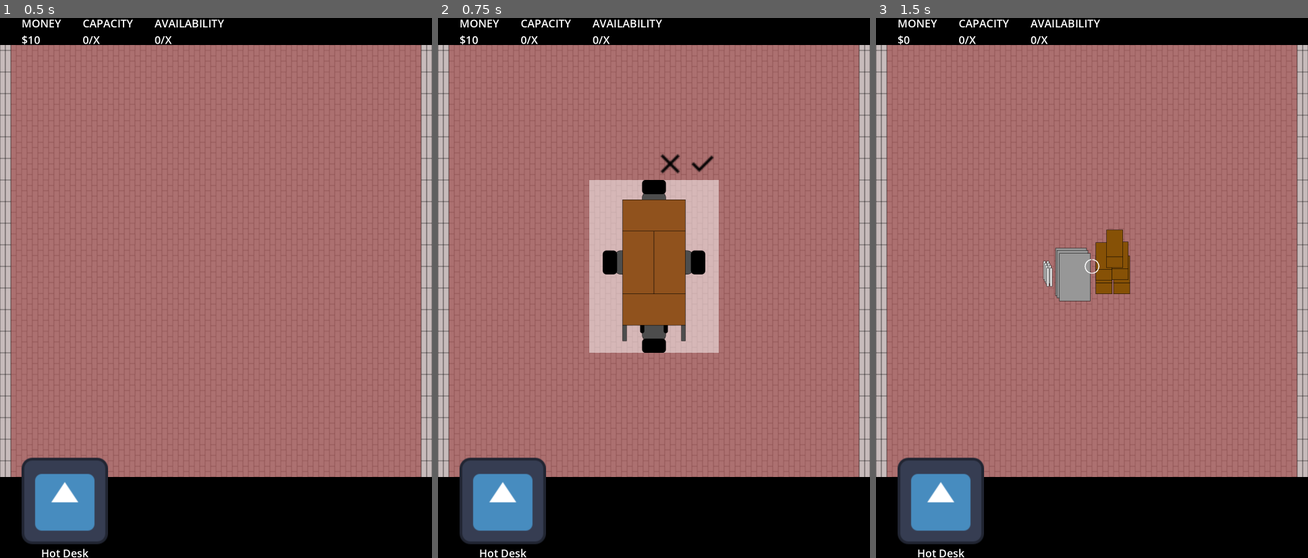
Above: before the commit, frames 1-3 (left to right).
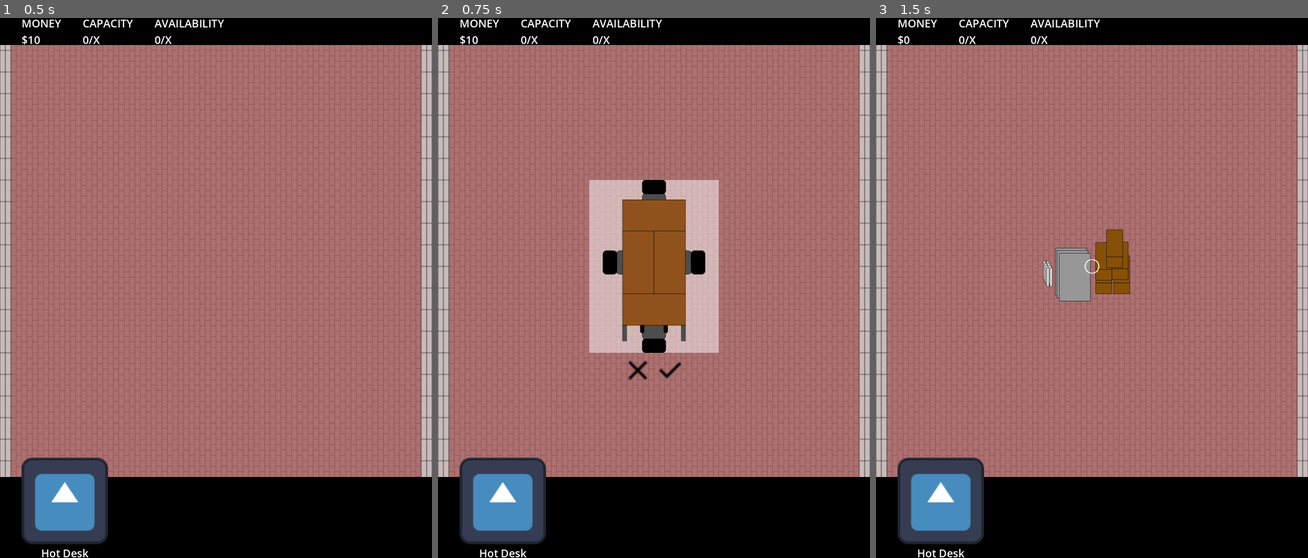
Above: after the commit, the same moments.

Repository: niels-hb/officie-godot
Game: Godot game, scene res://scenes/offices/basic_office_1/basic_office_1.tscn
Two runs of this game, one before a commit and one after it. Both use one fixed random seed, a clock stepped at 60 frames per second and the inputs below. The engine's default icon, where the game draws it, is replaced by a stand-in: a white triangle on a blue panel in a dark square.
Inputs (mouse positions are in pixels of both pictures, inside the frame that each line leads up to; where the layout moved, square brackets give the same spot in the first picture):
- Up to frame 1 (0.5 s): no input
- Up to frame 2 (0.75 s): tap Enter at 0.5 s; drag from (502, 514) to (697, 169) at 0.52 s
- Up to frame 3 (1.5 s): click (1109, 369) [1139, 163] at 1.25 s

Frame 1 is identical in both runs. In frame 2, 0.3% of the frame differs, in the area x 43-64%, y 25-68%; in frame 3, nothing differs.

Commit message:
HotDesk: Moved buttons

Diff:
--- a/scenes/rooms/hot_desk/hot_desk.tscn
+++ b/scenes/rooms/hot_desk/hot_desk.tscn
@@ -21,14 +21,14 @@
 offset_bottom = 256.0
 
 [node name="OkButton" parent="BuyControls" index="1"]
-offset_left = 96.0
-offset_top = -352.0
-offset_right = 120.0
-offset_bottom = -328.0
+offset_top = 260.0
+offset_bottom = 284.0
 
 [node name="CancelButton" parent="BuyControls" index="2"]
-offset_top = -352.0
-offset_bottom = -328.0
+offset_left = -96.0
+offset_top = 260.0
+offset_right = -72.0
+offset_bottom = 284.0
 
 [node name="Image" parent="." index="2"]
 texture = ExtResource("2_s72ps")
